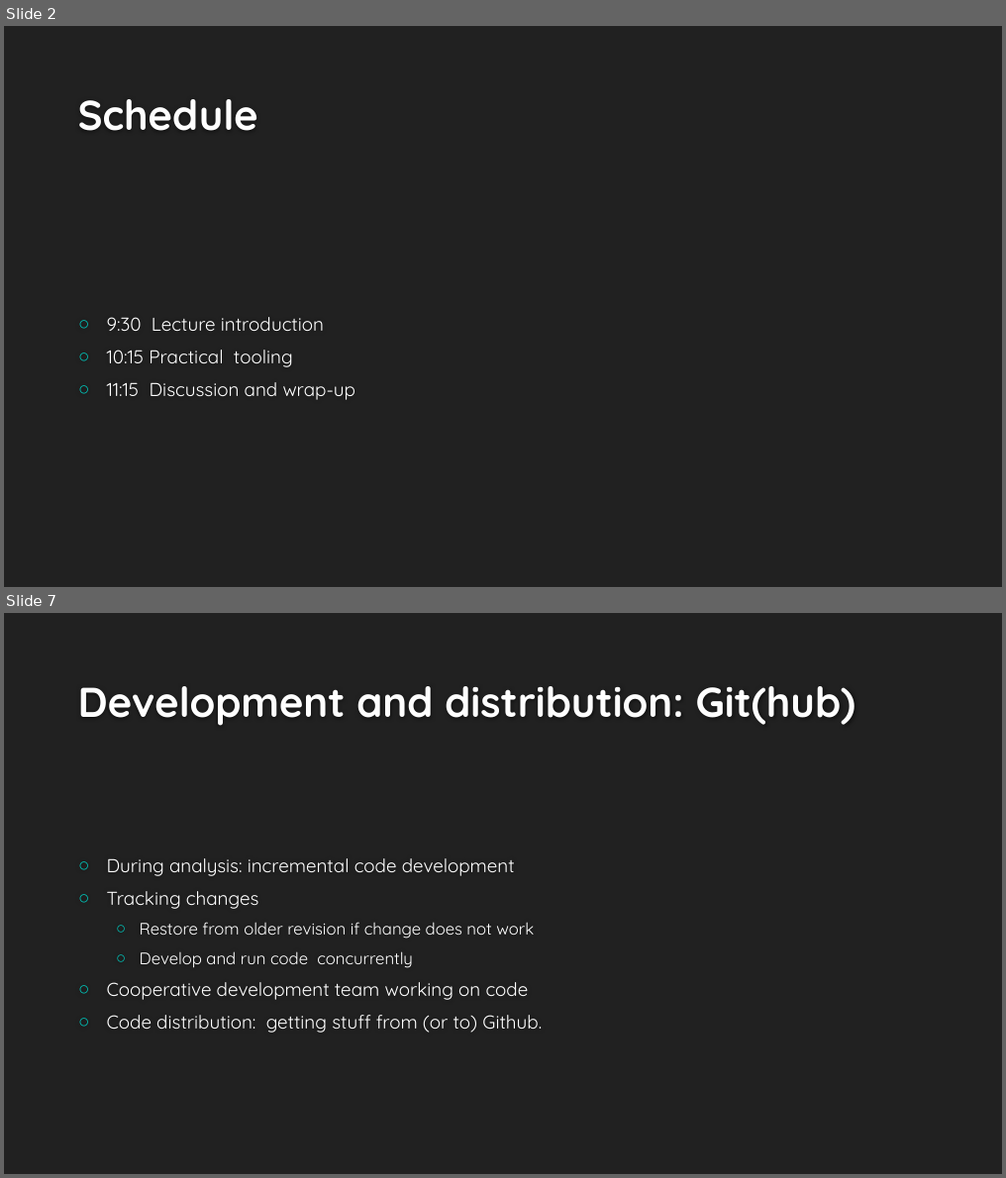
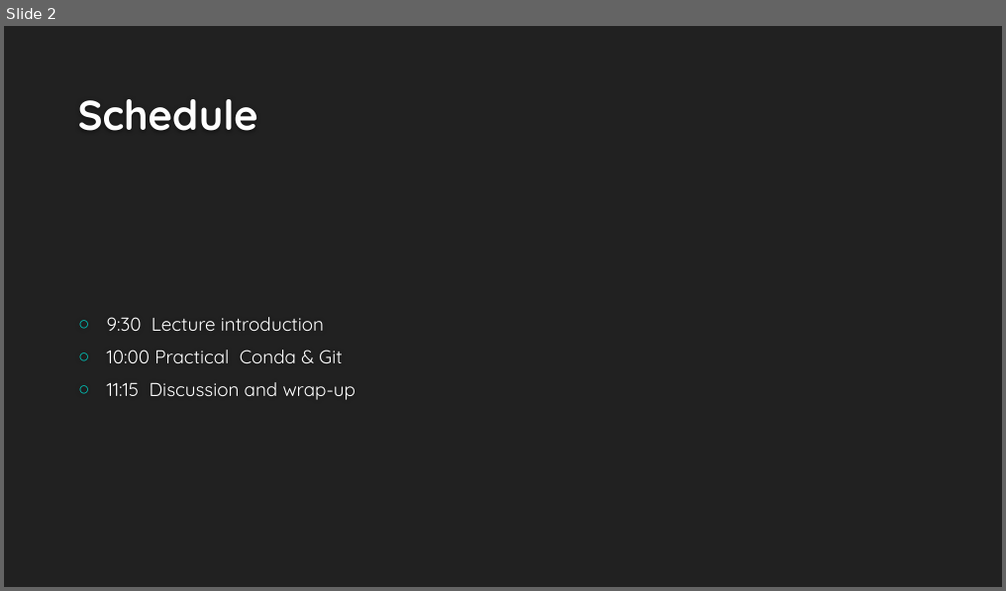
Before and after one commit to wdeleeuw/BBDA_git_course, a slide deck: GitConda.pptx. Shown one above the other, each under a label of ours: slides 2 and 7 before the commit, slide 2 after it; the slides between them are not shown. The pictures are 1006x1178 and 1006x591 pixels, drawn with LibreOffice and Linux fonts; fonts in the diff are those of the drawing; background and template pictures are left out. Boxes give left, top, right and bottom in pixels: in the first picture for what was removed or moved away, otherwise in the second. Text is boxed around its words. In the diff, an @@ line names an element or a change of style, - is before the commit and + after.

```diff
--- a/GitConda.pptx
+++ b/GitConda.pptx
@@ slide 7 removed at [4, 613, 1002, 1174], background #212121 @@
@@ title removed at [78, 686, 856, 726] @@
-Development and distribution: Git(hub)
@@ text removed at [107, 859, 542, 1033] @@
-○ During analysis: incremental code development
-○ Tracking changes
-  ○ Restore from older revision if change does not work
-  ○ Develop and run code concurrently
-○ Cooperative development team working on code
-○ Code distribution: getting stuff from (or to) Github.
@@ slide 2 changed as well @@
@@ text at [107, 350, 343, 364]: text changed @@
-○ 10:15 Practical tooling
+○ 10:00 Practical Conda & Git
```
Also in this commit, not shown: 4 other slides changed, 7 slides added, 2 other slides removed.
